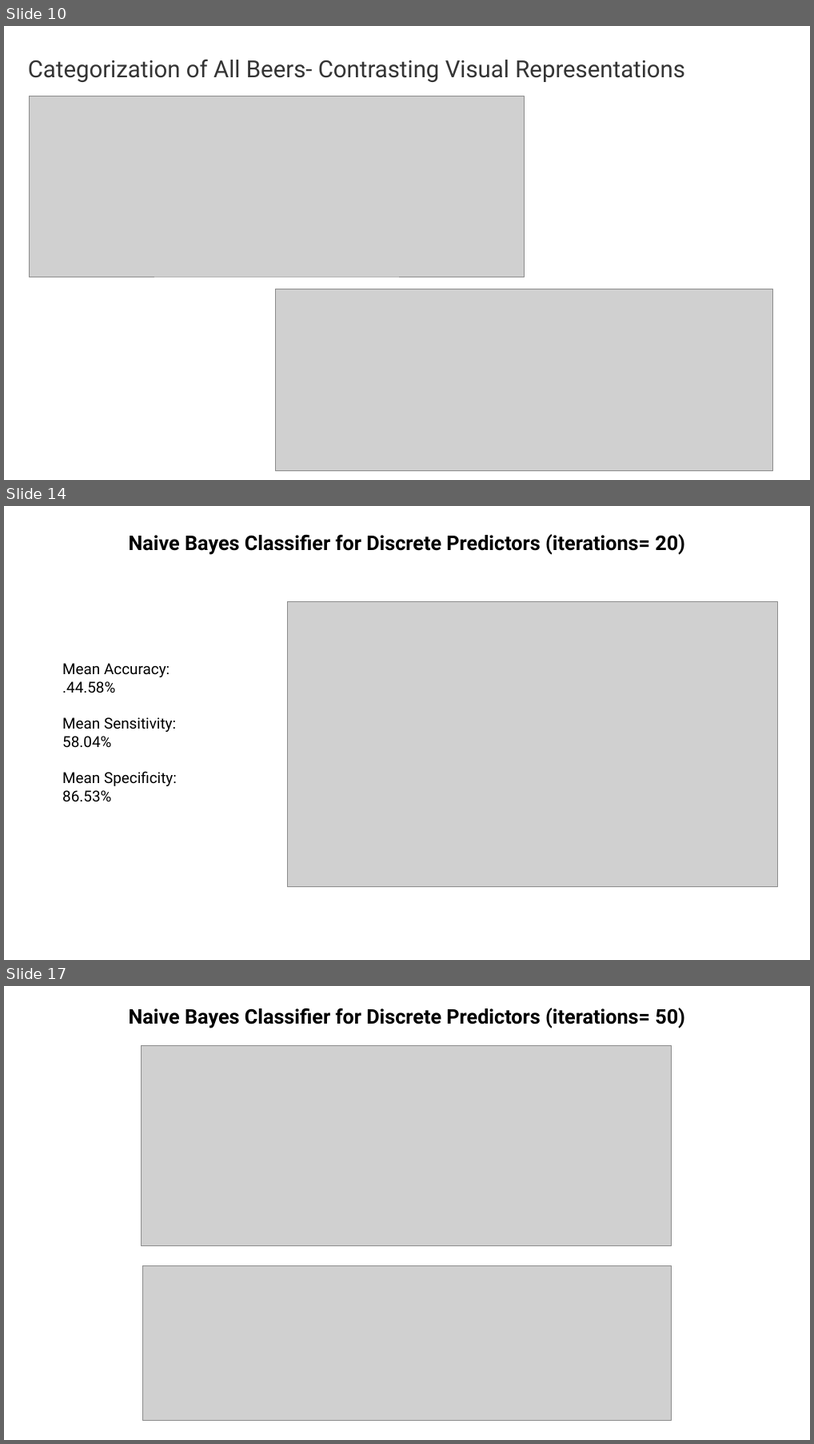
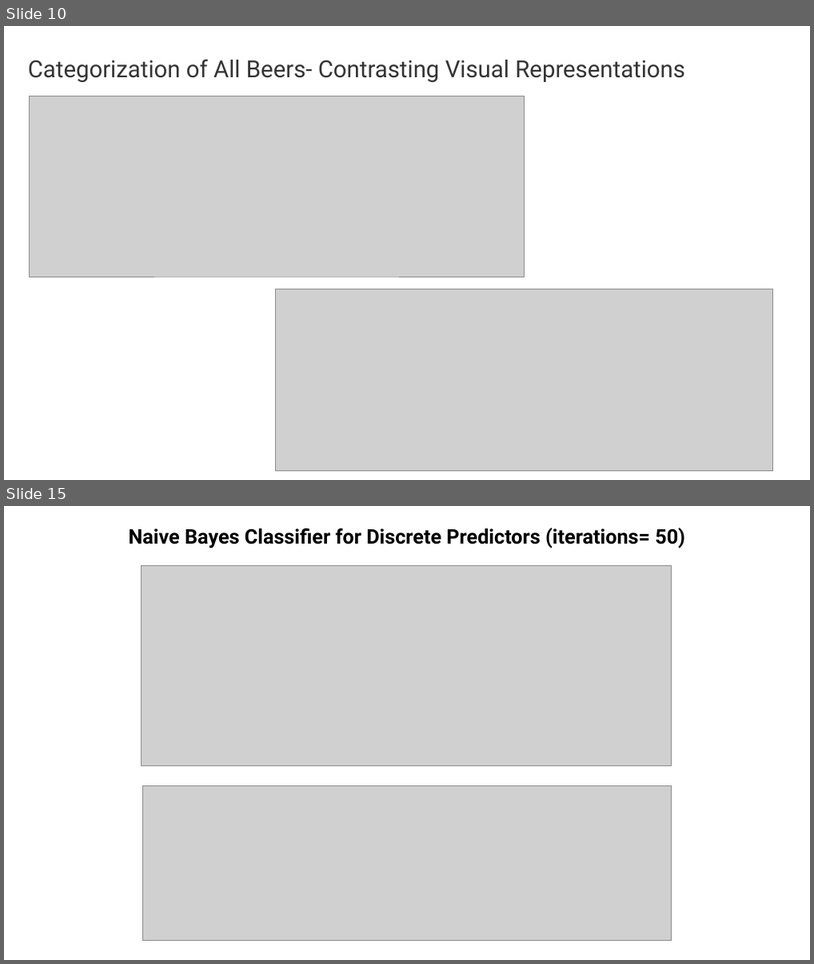
Before and after one commit to C-Stewart-GH/DDS_6306_CS1, a slide deck: Final_CS1_Presentation_DDS_6306.pptx. Shown one above the other, each under a label of ours: slides 10, 14 and 17 before the commit, slides 10 and 15 after it; the slides between them are not shown. The pictures are 814x1444 and 814x964 pixels, drawn with LibreOffice and Linux fonts; fonts in the diff are those of the drawing; grey boxes stand for pictures; background and template pictures are left out. Boxes give left, top, right and bottom in pixels: in the first picture for what was removed or moved away, otherwise in the second. Text is boxed around its words. In the diff, an @@ line names an element or a change of style, - is before the commit and + after.

```diff
--- a/Final_CS1_Presentation_DDS_6306.pptx
+++ b/Final_CS1_Presentation_DDS_6306.pptx
@@ slide 14 removed at box(4, 506, 810, 960), background picture (left out) @@
@@ text removed at box(129, 534, 686, 555) @@
-Naive Bayes Classifier for Discrete Predictors (iterations= 20)
@@ picture removed at box(288, 601, 778, 887) @@
@@ text removed at box(62, 663, 177, 802) @@
-Mean Accuracy:
-.44.58%
-Mean Sensitivity:
-58.04%
-Mean Specificity:
-86.53%
@@ what was slide 17 is now slide 15 @@
```
Also in this commit, not shown: 5 slides changed, 1 other slide removed, 1 other file.
